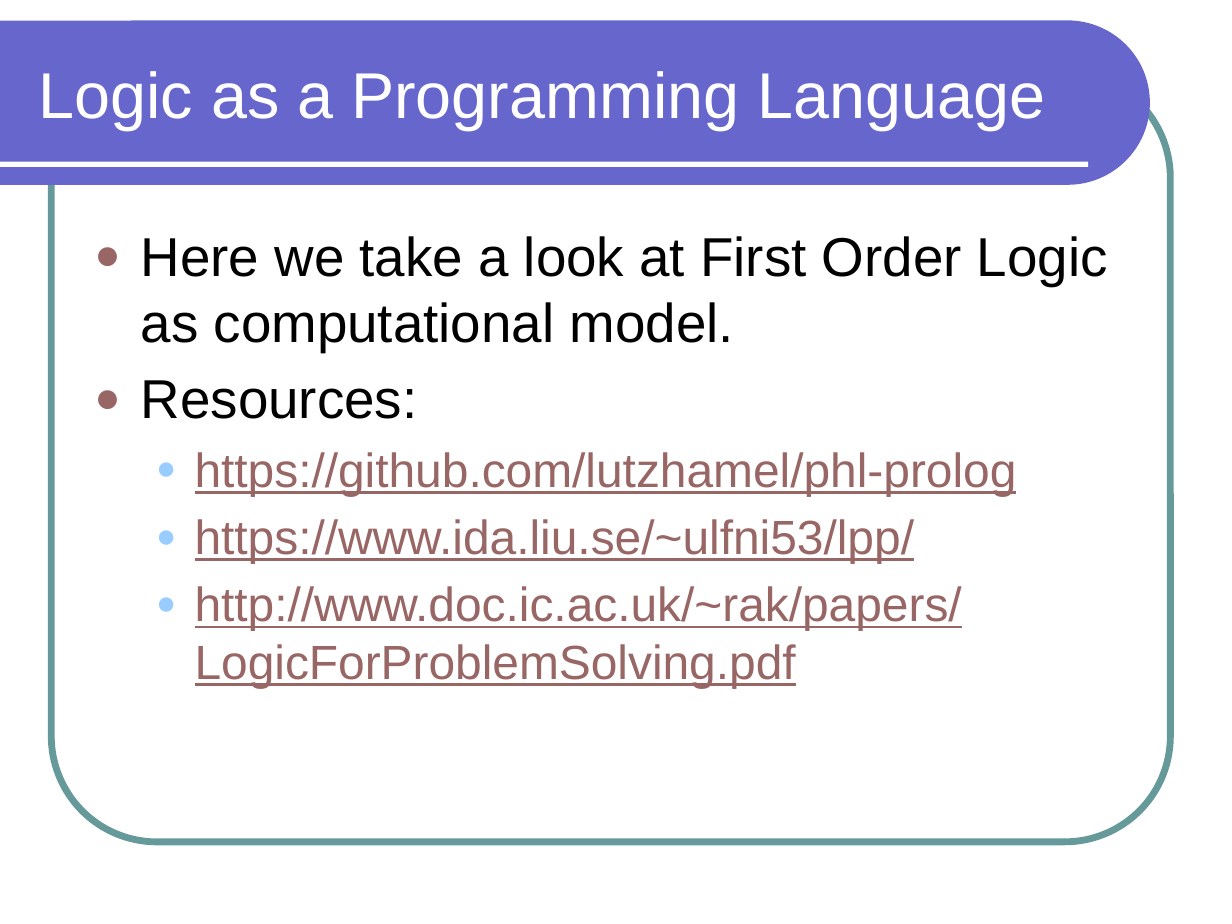
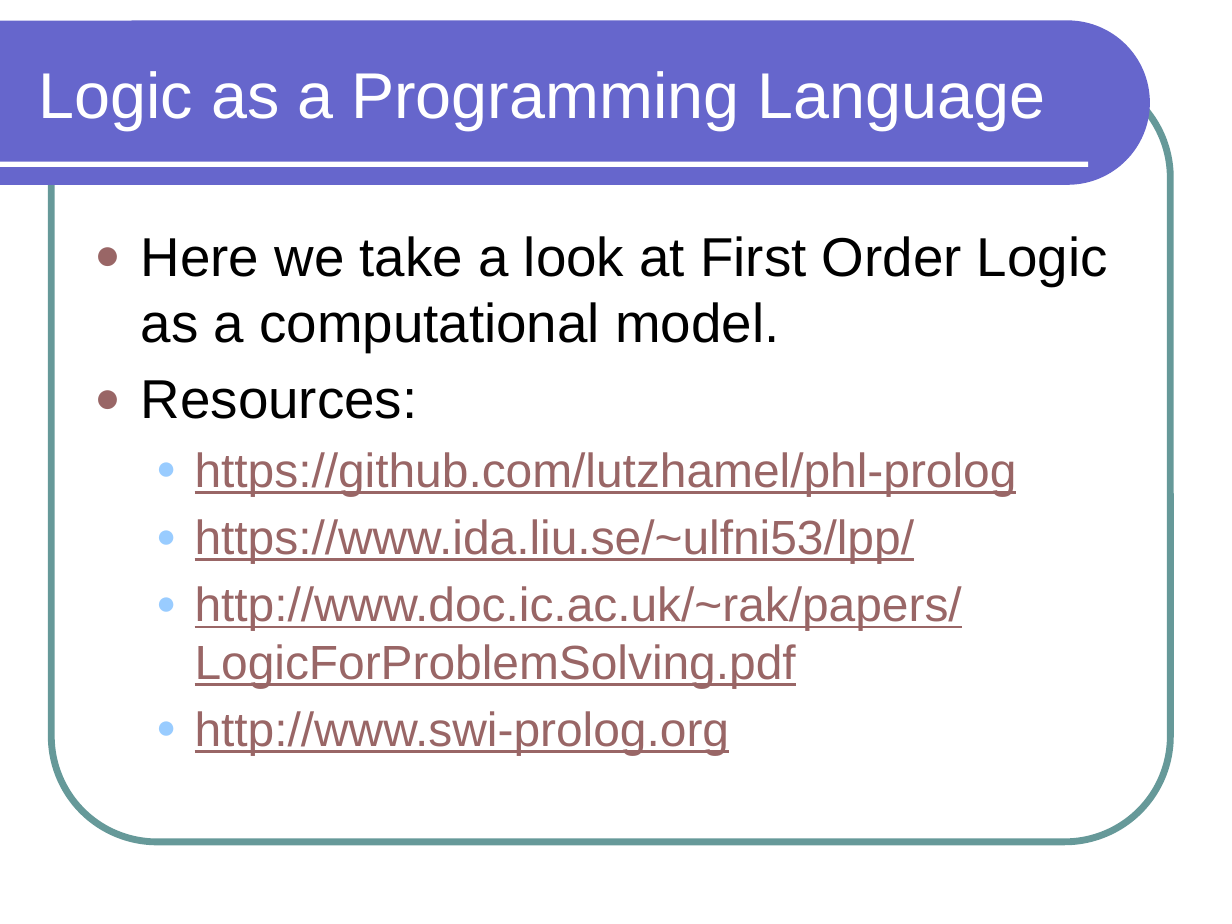
Before and after one commit to lutzhamel/phl-prolog, a slide deck: slide 1 of philosophy-prolog.pptx. Drawn at 1232x924 pixels with LibreOffice and Linux fonts; fonts in the diff are those of the drawing. Boxes give left, top, right and bottom in pixels: in the first picture for what was removed or moved away, otherwise in the second. Text is boxed around its words. In the diff, an @@ line names an element or a change of style, - is before the commit and + after.

```diff
--- a/philosophy-prolog.pptx
+++ b/philosophy-prolog.pptx
@@ text at <box>141,236,1108,352</box>: text changed @@
-● Here we take a look at First Order Logic as computational model.
+● Here we take a look at First Order Logic as a computational model.
@@ text at <box>195,711,730,755</box>: paragraph added @@
+  ● http://www.swi-prolog.org
```
Also in this commit, not shown: 1 slide added, 2 slides removed, 1 other file.
